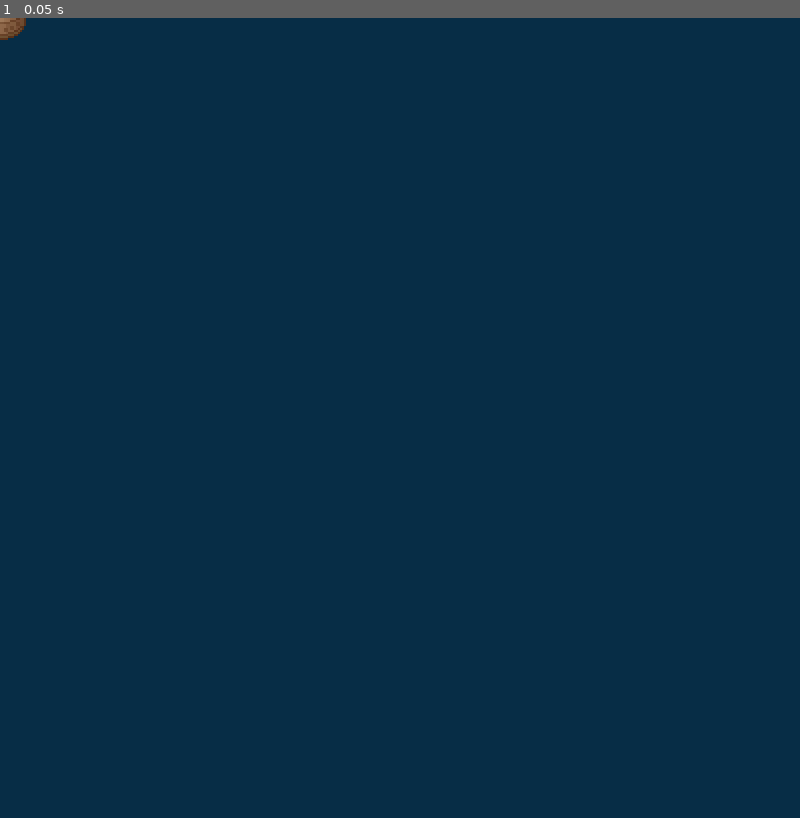
Above: before the commit, frame 1.
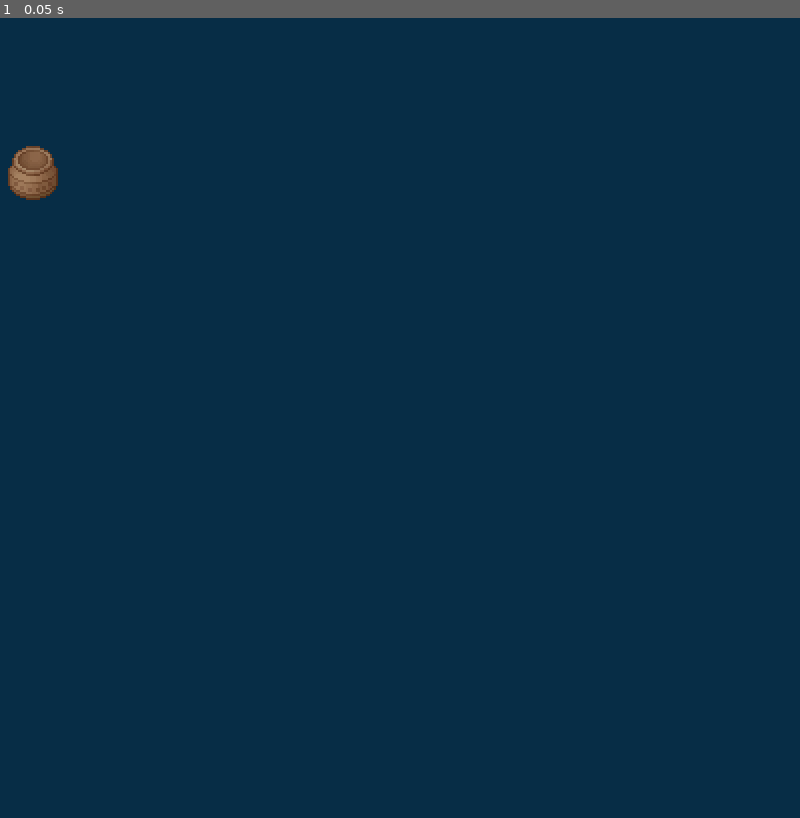
Above: after the commit, the same moment.

Repository: FranklinDAO-Dev-Team/ArcaneReveal
Game: Godot game, scene res://scenes/JOEY/key.tscn
Same seed, same stepped clock (60 frames per second), same inputs: the game is played once before the commit and once after it. The project has no main scene, so this scene is started directly.
Inputs:
- Up to frame 1 (0.05 s): no input

The runs differ from the first frame. In frame 1, 0.4% of the frame differs, in the area x 0-8%, y 0-23%.

Commit message:
changing key location

Diff:
--- a/godot/rumble4/scripts/key.gd
+++ b/godot/rumble4/scripts/key.gd
@@ -4,6 +4,11 @@
 
 var key_taken = false
 var next_to_door = false
+
+const TILE_SIZE = 32
+
+func _ready():
+	self.position = Vector2(TILE_SIZE * 1 - TILE_SIZE / 2, TILE_SIZE * 3 - TILE_SIZE / 2)
 
 # Called every frame. 'delta' is the elapsed time since the previous frame.
 func _process(delta):
